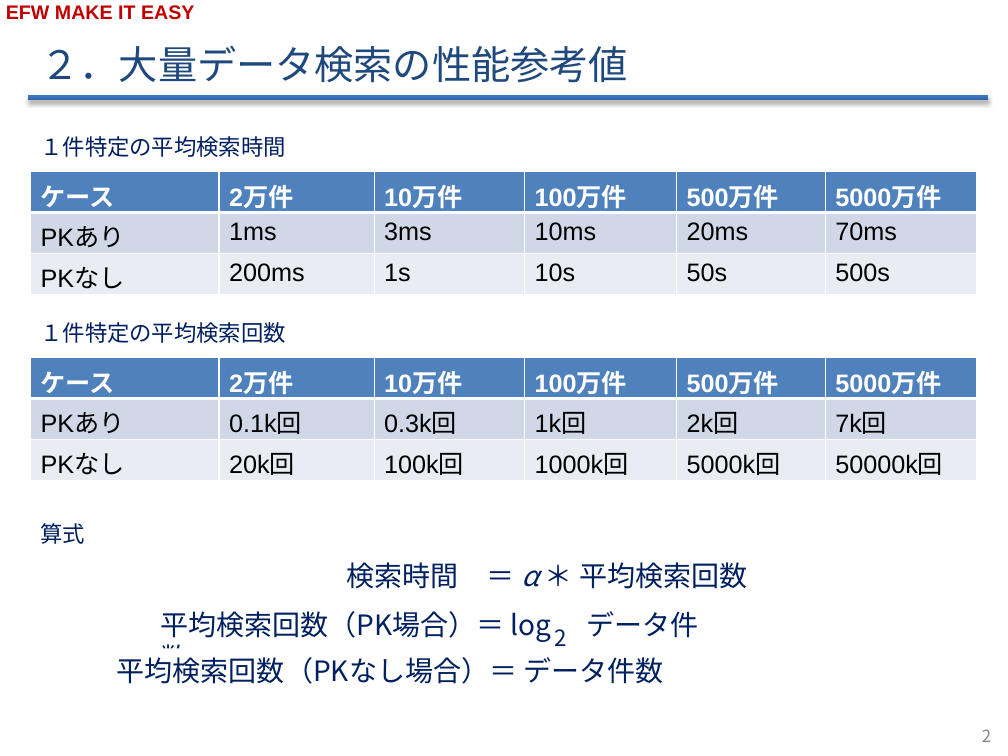
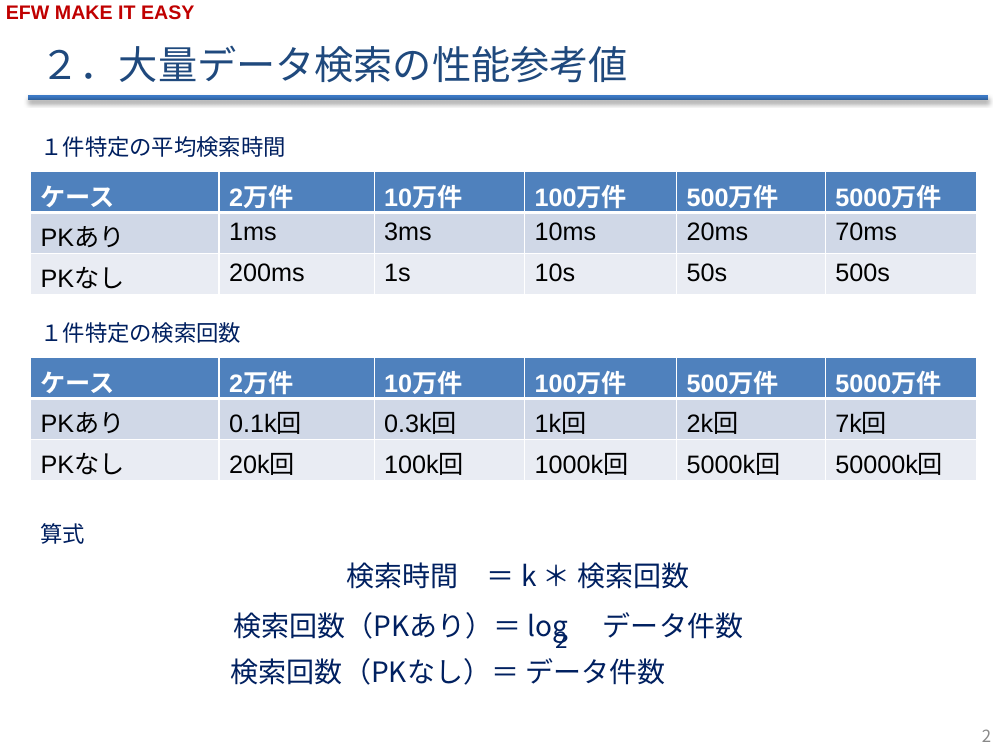
Before and after one commit to efwGrp/efw4_online_ppt, a slide deck: slide 3 of DB処理スピードの経験値v0.3.pptx. Drawn at 1008x756 pixels with LibreOffice and Linux fonts; fonts in the diff are those of the drawing; background and template pictures are left out. Boxes give left, top, right and bottom in pixels: in the first picture for what was removed or moved away, otherwise in the second. Text is boxed around its words. In the diff, an @@ line names an element or a change of style, - is before the commit and + after.

```diff
--- a/DB処理スピードの経験値v0.3.pptx
+++ b/DB処理スピードの経験値v0.3.pptx
@@ text at bbox=[40, 322, 241, 343]: text changed @@
-１件特定の平均検索回数
+１件特定の検索回数
@@ text at bbox=[346, 562, 689, 589]: text changed @@
-検索時間 ＝ α ＊ 平均検索回数
+検索時間 ＝ k ＊ 検索回数
@@ text at bbox=[233, 612, 743, 644]: text changed @@
-平均検索回数（PK場合）＝ log データ件数
+検索回数（PKあり）＝ log データ件数
@@ text "2" rewrapped from bbox=[555, 629, 567, 646] to bbox=[556, 625, 568, 648] @@
@@ text at bbox=[231, 658, 665, 685]: text changed @@
-平均検索回数（PKなし場合）＝ データ件数
+検索回数（PKなし）＝ データ件数
```
Also in this commit, not shown: 24 other files.
